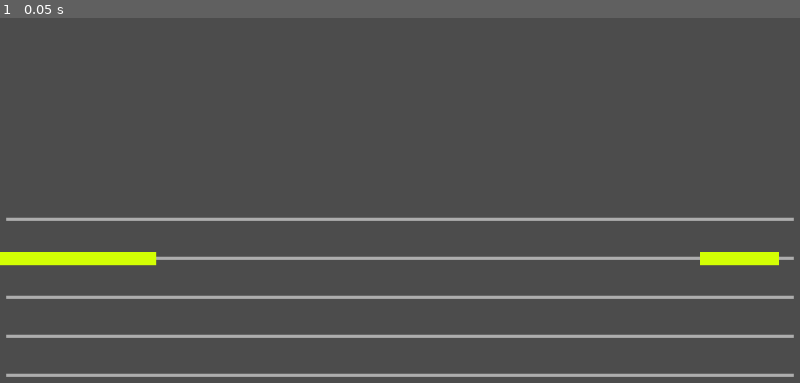
Above: before the commit, frame 1.
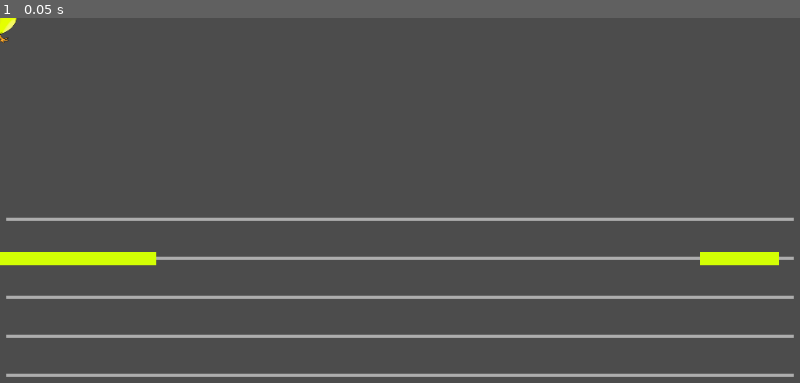
Above: after the commit, the same moment.

Repository: slavi010/ludumdare-47
Game: Godot game, scene res://Main.tscn
Two runs of this game, one before a commit and one after it. Both use one fixed random seed, a clock stepped at 60 frames per second and the inputs below.
Inputs:
- Up to frame 1 (0.05 s): no input

The runs differ from the first frame. In frame 1, less than 0.1% of the frame differs, in the area x 0-3%, y 0-7%.

Commit message:
ajout du sprite Dodo ajout de sprite Placeholder

Diff:
--- a/src/Main.tscn
+++ b/src/Main.tscn
@@ -8,10 +8,12 @@
 script = ExtResource( 1 )
 
 [node name="Dodo" parent="." instance=ExtResource( 2 )]
+position = Vector2( 505.65, 153.715 )
 
 [node name="Rythme" type="Timer" parent="."]
 wait_time = 0.1
 autostart = true
-[connection signal="sp" from="Dodo" to="." method="sp_charge"]
+
 [node name="Grille" parent="." instance=ExtResource( 3 )]
 position = Vector2( 0, 258.166 )
+[connection signal="sp" from="Dodo" to="." method="sp_charge"]
--- a/src/Player/Dodo.gd
+++ b/src/Player/Dodo.gd
@@ -2,12 +2,14 @@
 
 signal sp
 
-
-
+var grav = 400
+var TAILLE_ECRANT2 = get_viewport_rect().size
+var speed_player = 400
 var nbsp = 3 #Le nombre de sp va de 0 à 3
 
 # Called when the node enters the scene tree for the first time.
 func _ready():
+	$AnimatedSprite.animation = "1walk"
 	pass # Replace with function body.
 
 func sp_bar(): #Gère la barre de SP
@@ -16,14 +18,18 @@
 
 # Called every frame. 'delta' is the elapsed time since the previous frame.
 func _process(delta):
-	var velocity = Vector2() #Mouvement du joueur en 2D
+	var velocity = Vector2.ZERO #Mouvement du joueur en 2D
 
-	#var gravity = -10
-	#velocity.y += gravity*delta
-
+	velocity.y = grav
+	velocity = velocity * speed_player
 	if Input.is_action_pressed("ui_select"):
-		velocity.y -= 1
-	if velocity.y < 0: #Lors d'un saut, on passe au sprite "jump"
-		$AnimatedSprite.animation = "jump"
-	if velocity.y > 0: #Lors d'une déscente, on passe au sprite "drop"
-		$AnimatedSprite.animation = "drop"
+		velocity.y -= 100
+	if Input.is_action_pressed("ui_right"):
+		velocity.x += 100
+	#if velocity.y < 0: #Lors d'un saut, on passe au sprite "jump"
+		#$AnimatedSprite.animation = "jump"
+	#if velocity.y > 0: #Lors d'une déscente, on passe au sprite "drop"
+		#$AnimatedSprite.animation = "drop"
+	position += velocity*delta
+	position.x = clamp(position.x, 0, TAILLE_ECRANT2.x) #Limitation du déplacement sur l'écran
+	position.y = clamp(position.y, 0, TAILLE_ECRANT2.y)
--- a/src/Player/Dodo.tscn
+++ b/src/Player/Dodo.tscn
@@ -1,36 +1,44 @@
-[gd_scene load_steps=4 format=2]
+[gd_scene load_steps=8 format=2]
 
 [ext_resource path="res://Player/Dodo.gd" type="Script" id=1]
+[ext_resource path="res://Player/dodoD.png" type="Texture" id=2]
+[ext_resource path="res://Player/playerGrey_up2.png" type="Texture" id=3]
+[ext_resource path="res://Player/playerGrey_up1.png" type="Texture" id=4]
+[ext_resource path="res://Player/dodoMarcheA2.png" type="Texture" id=5]
 
 [sub_resource type="SpriteFrames" id=1]
 animations = [ {
-"frames": [  ],
+"frames": [ ExtResource( 2 ), ExtResource( 5 ) ],
+"loop": true,
+"name": "1walk",
+"speed": 5.0
+}, {
+"frames": [ ExtResource( 4 ), ExtResource( 3 ) ],
+"loop": true,
+"name": "jump",
+"speed": 5.0
+}, {
+"frames": [ ExtResource( 4 ), ExtResource( 3 ) ],
 "loop": true,
 "name": "drop",
 "speed": 5.0
-}, {
-"frames": [  ],
-"loop": true,
-"name": "walk",
-"speed": 5.0
-}, {
-"frames": [  ],
-"loop": true,
-"name": "jump",
-"speed": 5.0
 } ]
 
-[sub_resource type="CapsuleShape2D" id=2]
+[sub_resource type="RectangleShape2D" id=2]
+extents = Vector2( 26.0329, 29.5982 )
 
 [node name="Dodo" type="Area2D"]
+position = Vector2( 53.6581, 47.6649 )
 script = ExtResource( 1 )
 __meta__ = {
 "_edit_group_": true
 }
 
 [node name="AnimatedSprite" type="AnimatedSprite" parent="."]
+scale = Vector2( 0.25, 0.25 )
 frames = SubResource( 1 )
-animation = "drop"
+animation = "1walk"
+frame = 1
 playing = true
 
 [node name="CollisionShape2D" type="CollisionShape2D" parent="."]
Not shown: 1 places in src/Main.tscn that only renumber resources
Binary file added: src/Player/dodoD.png
Not shown, added: src/Player/dodoD.png.import
Binary file added: src/Player/dodoMarcheA2.png
Not shown, added: src/Player/dodoMarcheA2.png.import
Binary file added: src/Player/playerGrey_up1.png
Not shown, added: src/Player/playerGrey_up1.png.import
Binary file added: src/Player/playerGrey_up2.png
Not shown, added: src/Player/playerGrey_up2.png.import
Binary file added: src/Player/playerGrey_walk1.png
Not shown, added: src/Player/playerGrey_walk1.png.import
Binary file added: src/Player/playerGrey_walk2.png
(and 1 more such lines)
